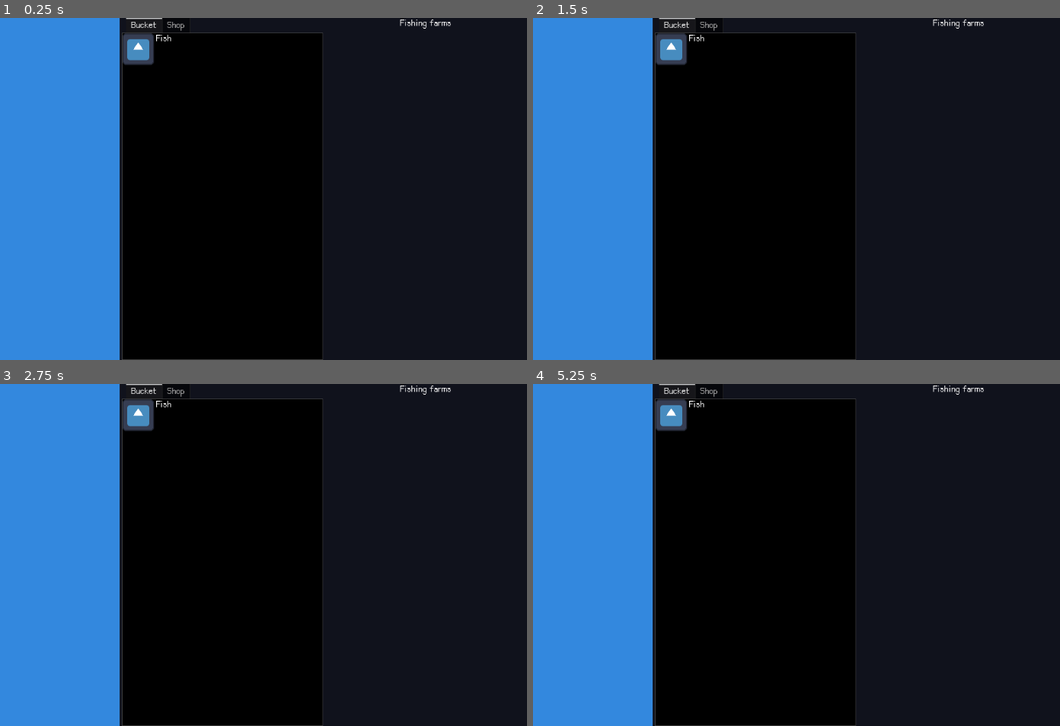
Above: before the commit, frames 1-4 (two rows, left to right).
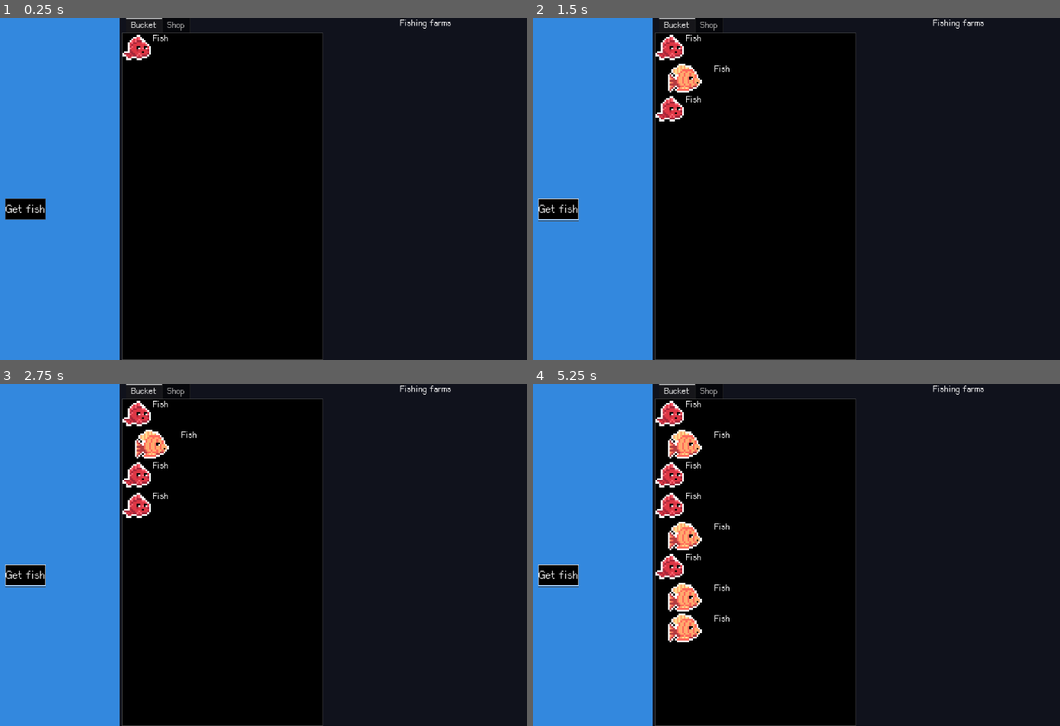
Above: after the commit, the same moments.

Repository: Unchained112/IncrementalFisher
Game: Godot game, scene res://scenes/game.tscn
Same seed, same stepped clock (60 frames per second), same inputs: the game is played once before the commit and once after it. The project has no main scene, so this scene is started directly. The engine's default icon, where the game draws it, is replaced by a stand-in: a white triangle on a blue panel in a dark square.
Inputs (mouse positions are in pixels of both pictures, inside the frame that each line leads up to):
- Up to frame 1 (0.25 s): no input
- Up to frame 2 (1.5 s): click (559, 209) at 0.5 s, where only the run after the commit has a clickable "Get fish"; click (559, 209) at 1.25 s, where only the run after the commit has a clickable "Get fish"
- Up to frame 3 (2.75 s): click (26, 575) at 2 s, where only the run after the commit has a clickable "Get fish"
- Up to frame 4 (5.25 s): tap Enter at 2.75, 4.25 s; tap Space at 3.5, 5 s

The runs differ from the first frame. In frame 1, 1.1% of the frame differs, in the area x 1-33%, y 4-60%; in frame 2, 1.8%; in frame 3, 2.1%; in frame 4, 3.8%, in the area x 0-38%, y 4-76%.

Commit message:
add fish to the list

Diff:
--- /dev/null
+++ b/scenes/fish.tscn
@@ -0,0 +1,28 @@
+[gd_scene load_steps=4 format=3 uid="uid://dddxjgnptg3xk"]
+
+[ext_resource type="Script" path="res://scripts/fish.gd" id="1_dje6v"]
+[ext_resource type="Texture2D" uid="uid://ch157rj5vhw8f" path="res://assets/graphics/SpearFishingAssetsPack/Sprites/Fish1-16x16/Red.png" id="2_whmy7"]
+
+[sub_resource type="AtlasTexture" id="AtlasTexture_2dtr0"]
+resource_local_to_scene = true
+atlas = ExtResource("2_whmy7")
+region = Rect2(0, 0, 16, 16)
+
+[node name="Fish" type="HBoxContainer"]
+offset_right = 139.0
+offset_bottom = 62.0
+size_flags_vertical = 2
+script = ExtResource("1_dje6v")
+
+[node name="FishSprite" type="TextureRect" parent="."]
+clip_contents = true
+custom_minimum_size = Vector2(0, 54)
+layout_mode = 2
+texture = SubResource("AtlasTexture_2dtr0")
+expand_mode = 3
+
+[node name="FishInfo" type="Label" parent="."]
+layout_mode = 2
+size_flags_horizontal = 3
+size_flags_vertical = 1
+text = "Fish"
--- a/scenes/game.tscn
+++ b/scenes/game.tscn
@@ -1,10 +1,9 @@
-[gd_scene load_steps=6 format=3 uid="uid://c8j5cmulcl8tu"]
+[gd_scene load_steps=5 format=3 uid="uid://c8j5cmulcl8tu"]
 
 [ext_resource type="Script" path="res://scripts/game.gd" id="1_rknas"]
-[ext_resource type="Script" path="res://scripts/fish.gd" id="2_841io"]
 [ext_resource type="Theme" uid="uid://boovbfm5e378e" path="res://assets/MinimalUI.tres" id="2_s8don"]
 [ext_resource type="Script" path="res://scripts/bucket.gd" id="2_socge"]
-[ext_resource type="Texture2D" uid="uid://cpsp7ory2eu2f" path="res://icon.svg" id="2_v0o0d"]
+[ext_resource type="PackedScene" uid="uid://dddxjgnptg3xk" path="res://scenes/fish.tscn" id="4_nh6pg"]
 
 [node name="Game" type="Node2D"]
 script = ExtResource("1_rknas")
@@ -34,13 +33,23 @@
 size_flags_horizontal = 3
 color = Color(0.2, 0.533333, 0.870588, 1)
 
+[node name="Button" type="Button" parent="CanvasLayer/HBoxContainer/FishingArea"]
+layout_mode = 0
+offset_left = 164.0
+offset_top = 342.0
+offset_right = 204.0
+offset_bottom = 382.0
+text = "Get fish"
+
 [node name="TabContainer" type="TabContainer" parent="CanvasLayer/HBoxContainer"]
 layout_mode = 2
 size_flags_horizontal = 3
 
-[node name="Bucket" type="TabBar" parent="CanvasLayer/HBoxContainer/TabContainer"]
+[node name="Bucket" type="TabBar" parent="CanvasLayer/HBoxContainer/TabContainer" node_paths=PackedStringArray("v_container")]
 layout_mode = 2
 script = ExtResource("2_socge")
+v_container = NodePath("ScrollContainer/VBoxContainer")
+fish_item = ExtResource("4_nh6pg")
 
 [node name="ScrollContainer" type="ScrollContainer" parent="CanvasLayer/HBoxContainer/TabContainer/Bucket"]
 layout_mode = 1
@@ -56,25 +65,8 @@
 size_flags_horizontal = 3
 size_flags_vertical = 2
 
-[node name="Fish" type="HBoxContainer" parent="CanvasLayer/HBoxContainer/TabContainer/Bucket/ScrollContainer/VBoxContainer" node_paths=PackedStringArray("fish_sprite", "fish_info")]
+[node name="Fish" parent="CanvasLayer/HBoxContainer/TabContainer/Bucket/ScrollContainer/VBoxContainer" instance=ExtResource("4_nh6pg")]
 layout_mode = 2
-size_flags_vertical = 2
-script = ExtResource("2_841io")
-fish_sprite = NodePath("FishSprite")
-fish_info = NodePath("FishInfo")
-
-[node name="FishSprite" type="TextureRect" parent="CanvasLayer/HBoxContainer/TabContainer/Bucket/ScrollContainer/VBoxContainer/Fish"]
-custom_minimum_size = Vector2(60, 60)
-layout_mode = 2
-size_flags_horizontal = 0
-texture = ExtResource("2_v0o0d")
-expand_mode = 5
-
-[node name="FishInfo" type="Label" parent="CanvasLayer/HBoxContainer/TabContainer/Bucket/ScrollContainer/VBoxContainer/Fish"]
-layout_mode = 2
-size_flags_horizontal = 3
-size_flags_vertical = 1
-text = "Fish"
 
 [node name="Shop" type="TabBar" parent="CanvasLayer/HBoxContainer/TabContainer"]
 visible = false
@@ -104,3 +96,5 @@
 custom_minimum_size = Vector2(0, 40)
 layout_mode = 2
 size_flags_vertical = 8
+
+[connection signal="button_down" from="CanvasLayer/HBoxContainer/FishingArea/Button" to="." method="_on_button_button_down"]
--- a/scripts/bucket.gd
+++ b/scripts/bucket.gd
@@ -1,2 +1,10 @@
 extends TabBar
 class_name Bucket
+
+@export var v_container: VBoxContainer
+@export var fish_item: PackedScene
+
+func add_fish(fish: Dictionary):
+	var new_fish: FishInBucket = fish_item.instantiate()
+	new_fish.setup(fish)
+	v_container.add_child(new_fish)
--- a/scripts/design_data.gd
+++ b/scripts/design_data.gd
@@ -2,7 +2,21 @@
 
 var fish_list = [
 	{
-		"name": "",
-		"price_per_kg": 1,
-	}
+		"name": "Red Fish",
+		"path": "res://assets/graphics/SpearFishingAssetsPack/Sprites/Fish1-16x16/Red.png",
+		"w": 16,
+		"h": 16,
+		"price_per_kg": 2,
+		"weight_min": 1,
+		"weight_max": 2
+	},
+	{
+		"name": "Ryukin",
+		"path": "res://assets/graphics/SpearFishingAssetsPack/Sprites/Fish2-32x16/Orange.png",
+		"w": 32,
+		"h": 16,
+		"price_per_kg": 2,
+		"weight_min": 1,
+		"weight_max": 2
+	},
 ]
--- a/scripts/fish.gd
+++ b/scripts/fish.gd
@@ -1,10 +1,18 @@
 extends HBoxContainer
 class_name FishInBucket
-
-@export var fish_sprite: TextureRect
-@export var fish_info: Label
 
 var fish_name: String = "bronze"
 var price_per_kg: int = 10
 var weight: int = 10
 var toatl_price: int
+var fish_sprite: TextureRect
+var fish_info: Label
+#@onready var fish_sprite: TextureRect = $FishSprite
+#@onready var fish_info: Label = $FishInfo
+var fish_image
+func setup(fish: Dictionary):
+	fish_sprite = $FishSprite
+	fish_info = $FishInfo
+	fish_sprite.texture.atlas = load(fish.path)
+	fish_sprite.texture.set_region(Rect2(0, 0, fish.w, fish.h))
+	print(fish_sprite.texture.region)
--- a/scripts/game.gd
+++ b/scripts/game.gd
@@ -1 +1,9 @@
 extends Node2D
+
+@onready var bucket: TabBar = $CanvasLayer/HBoxContainer/TabContainer/Bucket
+
+
+
+
+func _on_button_button_down():
+	bucket.add_fish(DesignData.fish_list.pick_random())
Not shown, added: assets/graphics/SpearFishingAssetsPack/Licence.txt
Binary file added: assets/graphics/SpearFishingAssetsPack/Sprite names.png
Not shown, added: assets/graphics/SpearFishingAssetsPack/Sprite names.png.import
Binary file added: assets/graphics/SpearFishingAssetsPack/Sprites/Bubble - 8x8.png
Not shown, added: assets/graphics/SpearFishingAssetsPack/Sprites/Bubble - 8x8.png.import
Binary file added: assets/graphics/SpearFishingAssetsPack/Sprites/Chests-16x32.png
Not shown, added: assets/graphics/SpearFishingAssetsPack/Sprites/Chests-16x32.png.import
Binary file added: assets/graphics/SpearFishingAssetsPack/Sprites/Clam - 16x16.png
Not shown, added: assets/graphics/SpearFishingAssetsPack/Sprites/Clam - 16x16.png.import
Binary file added: assets/graphics/SpearFishingAssetsPack/Sprites/Coin Big - 16x16.png
Not shown, added: assets/graphics/SpearFishingAssetsPack/Sprites/Coin Big - 16x16.png.import
Binary file added: assets/graphics/SpearFishingAssetsPack/Sprites/Coin Small - 16x16.png
(and 148 more such lines)
